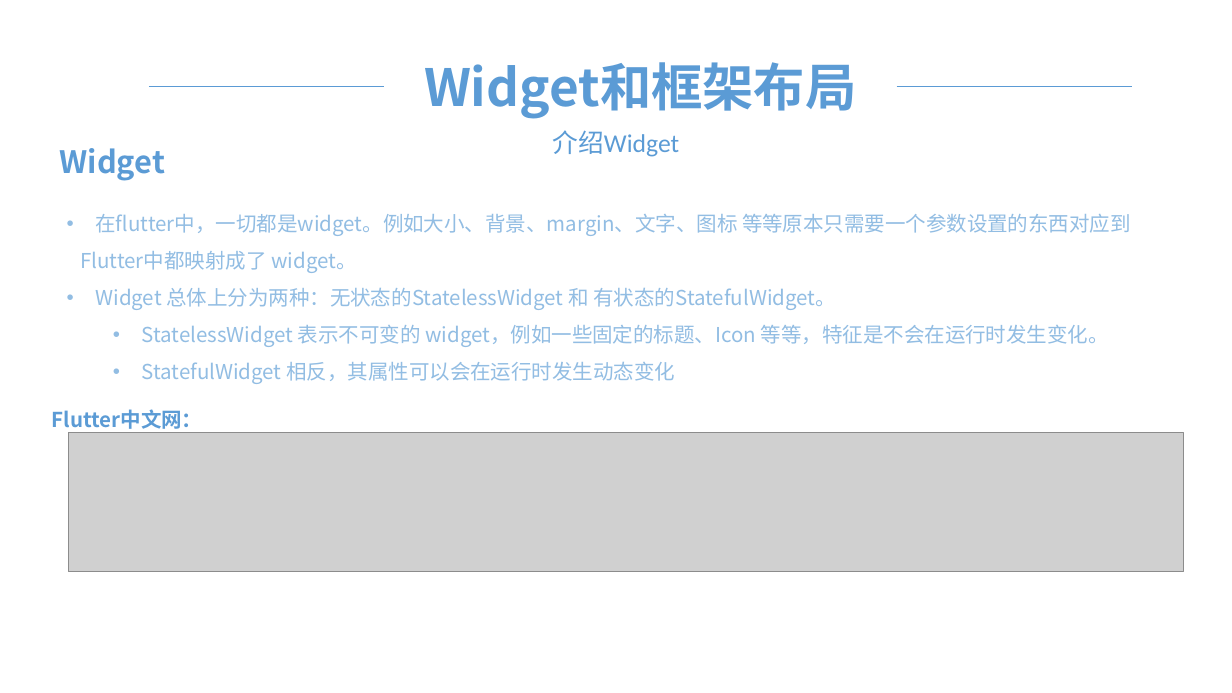
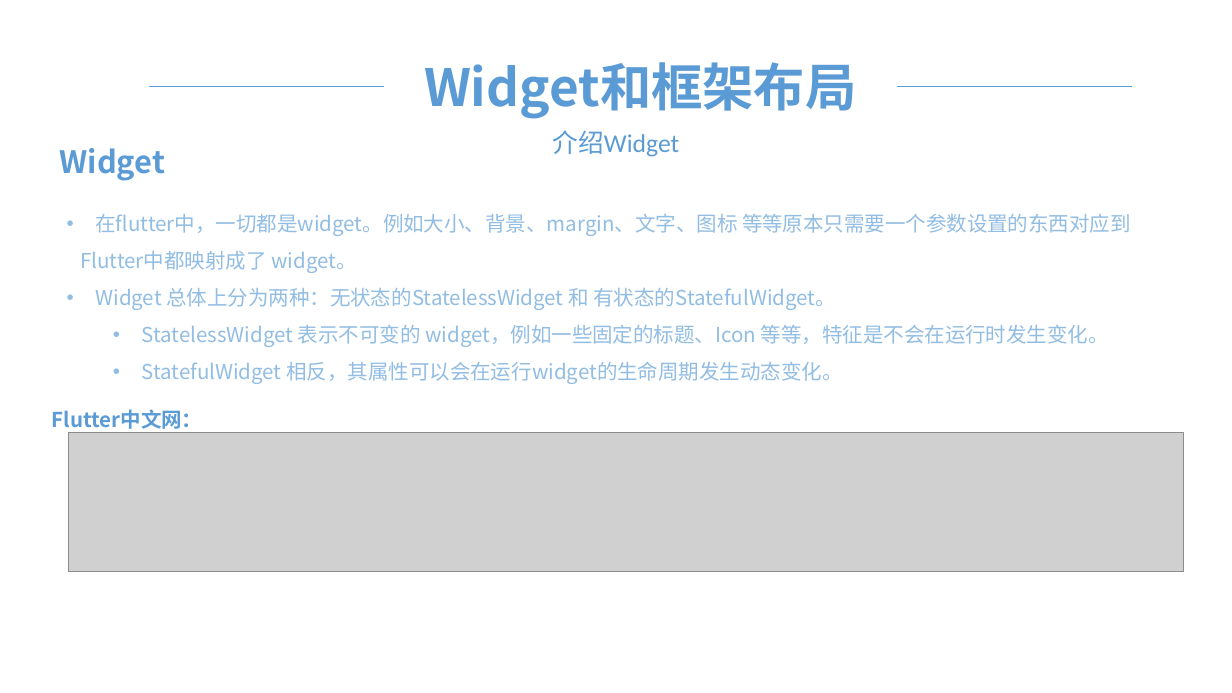
Before and after one commit to wcyycwqie/flutter-demo-nwLogin, a slide deck: slide 9 of flutter.pptx. Drawn at 1232x693 pixels with LibreOffice and Linux fonts; fonts in the diff are those of the drawing; grey boxes stand for pictures. Boxes give left, top, right and bottom in pixels: in the first picture for what was removed or moved away, otherwise in the second. Text is boxed around its words. In the diff, an @@ line names an element or a change of style, - is before the commit and + after.

```diff
--- a/flutter.pptx
+++ b/flutter.pptx
@@ text at bbox=[142, 362, 842, 384]: text changed @@
-  • StatefulWidget 相反，其属性可以会在运行时发生动态变化
+  • StatefulWidget 相反，其属性可以会在运行widget的生命周期发生动态变化。
```
Also in this commit, not shown: 4 other slides changed, 1 slide added, 1 slide removed, 4 other files.
